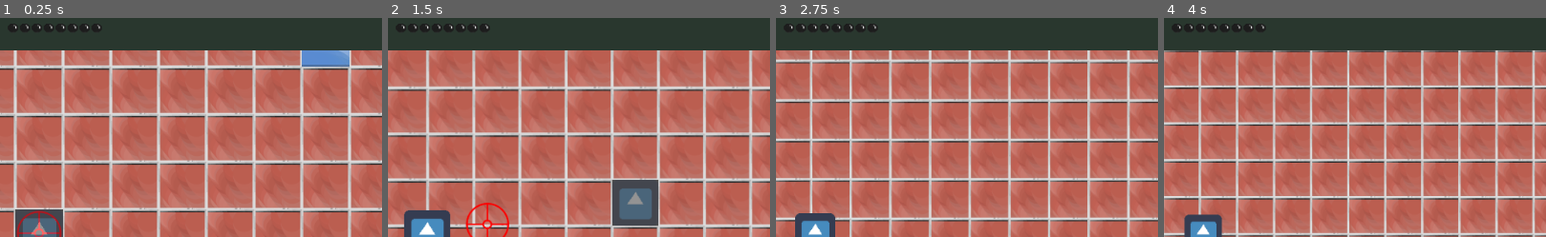
Above: before the commit, frames 1-4 (left to right).
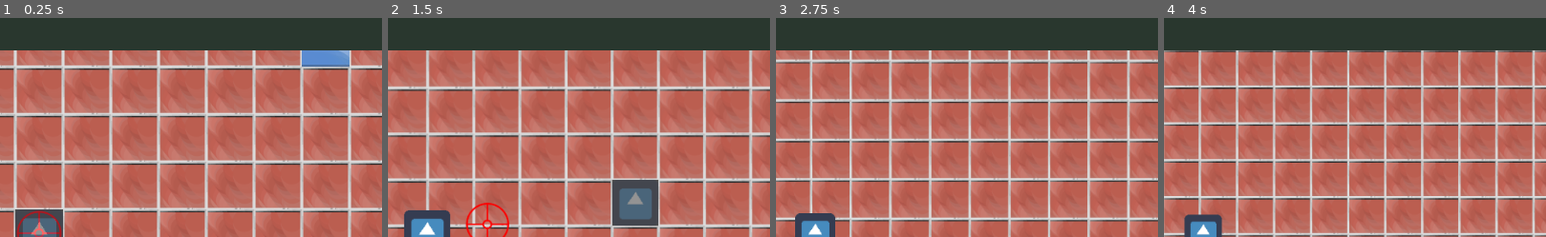
Above: after the commit, the same moments.

Repository: TrueSgtMonkey/texture_progress_auto_update
Game: Godot game, scene res://scenes/Main.tscn
Two runs of this game, one before a commit and one after it. Both use one fixed random seed, a clock stepped at 60 frames per second and the inputs below. The engine's default icon, where the game draws it, is replaced by a stand-in: a white triangle on a blue panel in a dark square.
Inputs (mouse positions are % of the whole screen's width and height, from its top left):
- Up to frame 1 (0.25 s): no input
- Up to frame 2 (1.5 s): tap Enter at 0.5 s; move the mouse to (72, 44) at 0.52 s; press the mouse at (72, 44) at 0.53 s; tap Space at 1.25 s; move the mouse to (30, 54) at 1.27 s; release the mouse at (30, 54) at 1.28 s; click (30, 54) at 1.35 s
- Up to frame 3 (2.75 s): move the mouse to (60, 27) at 2.02 s; press the mouse at (60, 27) at 2.03 s
- Up to frame 4 (4 s): move the mouse to (45, 69) at 2.77 s; release the mouse at (45, 69) at 2.78 s; click (45, 69) at 2.85 s; move the mouse to (80, 64) at 3.52 s; press the mouse at (80, 64) at 3.53 s
The pictures show only the part of the screen within x 45-95%, y 0-50%; the shares and areas given below are measured in that part.

The runs differ from the first frame. In frame 1, 0.5% of the frame differs, in the area x 2-27%, y 2-7%; in frame 2, 0.5%; in frame 3, 0.5%; in frame 4, 0.5%.

Commit message:
Revert "safssadf"
This reverts commit ec2a3218309c52eebe8d095696736bd81007eb20.

Diff:
--- a/project/Events.gd
+++ /dev/null
@@ -1,3 +0,0 @@
-extends Node
-
-signal power_changed(power)
--- a/project/Events.tscn
+++ /dev/null
@@ -1,6 +0,0 @@
-[gd_scene load_steps=2 format=2]
-
-[ext_resource path="res://Events.gd" type="Script" id=1]
-
-[node name="Events" type="Node"]
-script = ExtResource( 1 )
--- a/project/project.godot
+++ b/project/project.godot
@@ -22,7 +22,6 @@
 [autoload]
 
 Globals="*res://Globals.tscn"
-Events="*res://Events.tscn"
 
 [input]
 
--- a/project/scenes/ShootTarget.gd
+++ b/project/scenes/ShootTarget.gd
@@ -30,17 +30,14 @@
 	shotInstance.global_position = global_position
 	get_parent().add_child(shotInstance)
 	weakShot = false
-	setPower(0)
+	power = 0
 	Globals.shot = true
 
-func setPower(power : int):
-	self.power = power
-	Events.emit_signal("power_changed", power)
-
 func count():
-	setPower(power + 1)
+	power += 1
 	if weakShot:
-		setPower(1)
+		power = 1
 	if(power == 9):
-		setPower(1)
+		power = 1
 		weakShot = true
+	print(power)
--- a/project/scenes/TextureProgress.gd
+++ /dev/null
@@ -1,8 +0,0 @@
-extends TextureProgress
-
-
-func _ready():
-	Events.connect("power_changed", self, "changePower")
-
-func changePower(power : int):
-	value = power
--- a/project/scenes/UI.tscn
+++ b/project/scenes/UI.tscn
@@ -1,8 +1,4 @@
-[gd_scene load_steps=5 format=2]
-
-[ext_resource path="res://textures/power_bar.png" type="Texture" id=1]
-[ext_resource path="res://textures/power_bar_back.png" type="Texture" id=2]
-[ext_resource path="res://scenes/TextureProgress.gd" type="Script" id=3]
+[gd_scene load_steps=2 format=2]
 
 [sub_resource type="StyleBoxFlat" id=1]
 bg_color = Color( 0.164706, 0.219608, 0.184314, 1 )
@@ -33,18 +29,3 @@
 __meta__ = {
 "_edit_use_anchors_": false
 }
-
-[node name="HBoxContainer" type="HBoxContainer" parent="Panel/MarginContainer"]
-margin_top = 16.0
-margin_right = 1067.0
-margin_bottom = 94.0
-alignment = 1
-
-[node name="TextureProgress" type="TextureProgress" parent="Panel/MarginContainer/HBoxContainer"]
-margin_left = 468.0
-margin_right = 598.0
-margin_bottom = 78.0
-max_value = 8.0
-texture_under = ExtResource( 2 )
-texture_progress = ExtResource( 1 )
-script = ExtResource( 3 )
